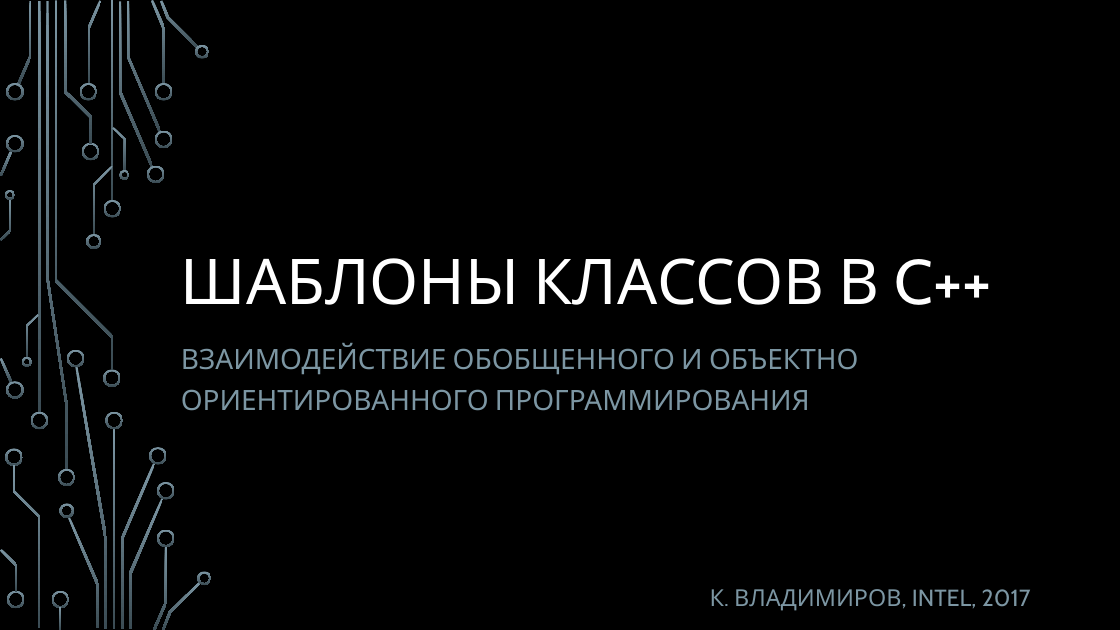
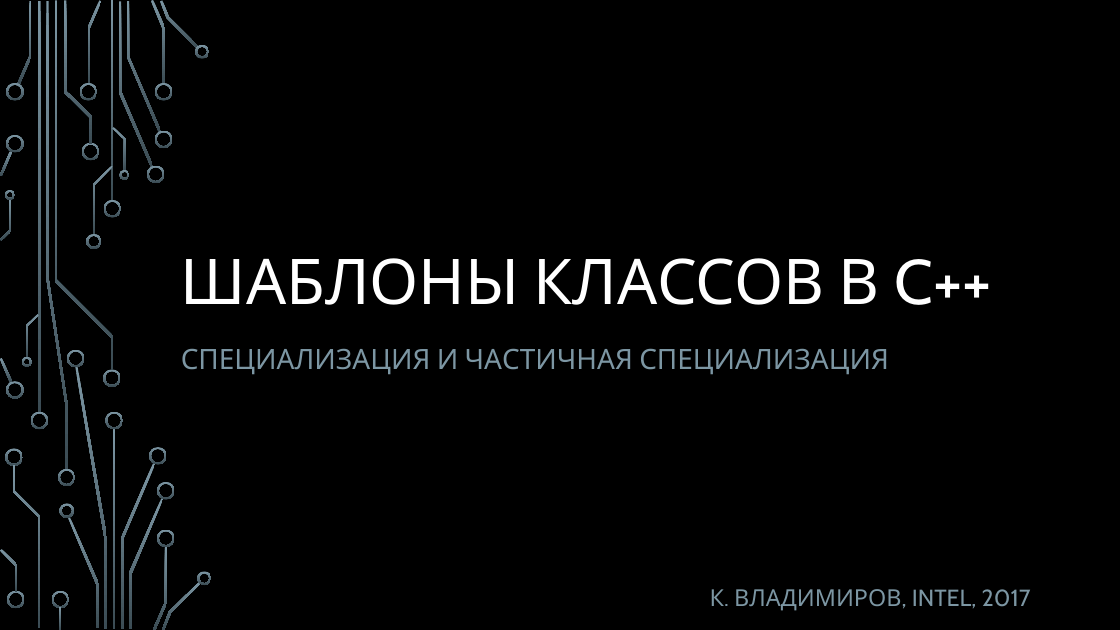
Before and after one commit to MIPT-ILab/cpp-lects-rus, a slide deck: slide 1 of slides/lec2-2-class-templates.pptx. Drawn at 1120x630 pixels with LibreOffice and Linux fonts; fonts in the diff are those of the drawing; background and template pictures are left out. Boxes give left, top, right and bottom in pixels: in the first picture for what was removed or moved away, otherwise in the second. Text is boxed around its words. In the diff, an @@ line names an element or a change of style, - is before the commit and + after.

```diff
--- a/slides/lec2-2-class-templates.pptx
+++ b/slides/lec2-2-class-templates.pptx
@@ subtitle at box(181, 349, 889, 375): text changed @@
-ВЗАИМОДЕЙСТВИЕ ОБОБЩЕННОГО И ОБЪЕКТНО ОРИЕНТИРОВАННОГО ПРОГРАММИРОВАНИЯ
+СПЕЦИАЛИЗАЦИЯ И ЧАСТИЧНАЯ СПЕЦИАЛИЗАЦИЯ
```
Also in this commit, not shown: 15 other slides changed, 2 slides added, 23 slides removed, 9 other files.
